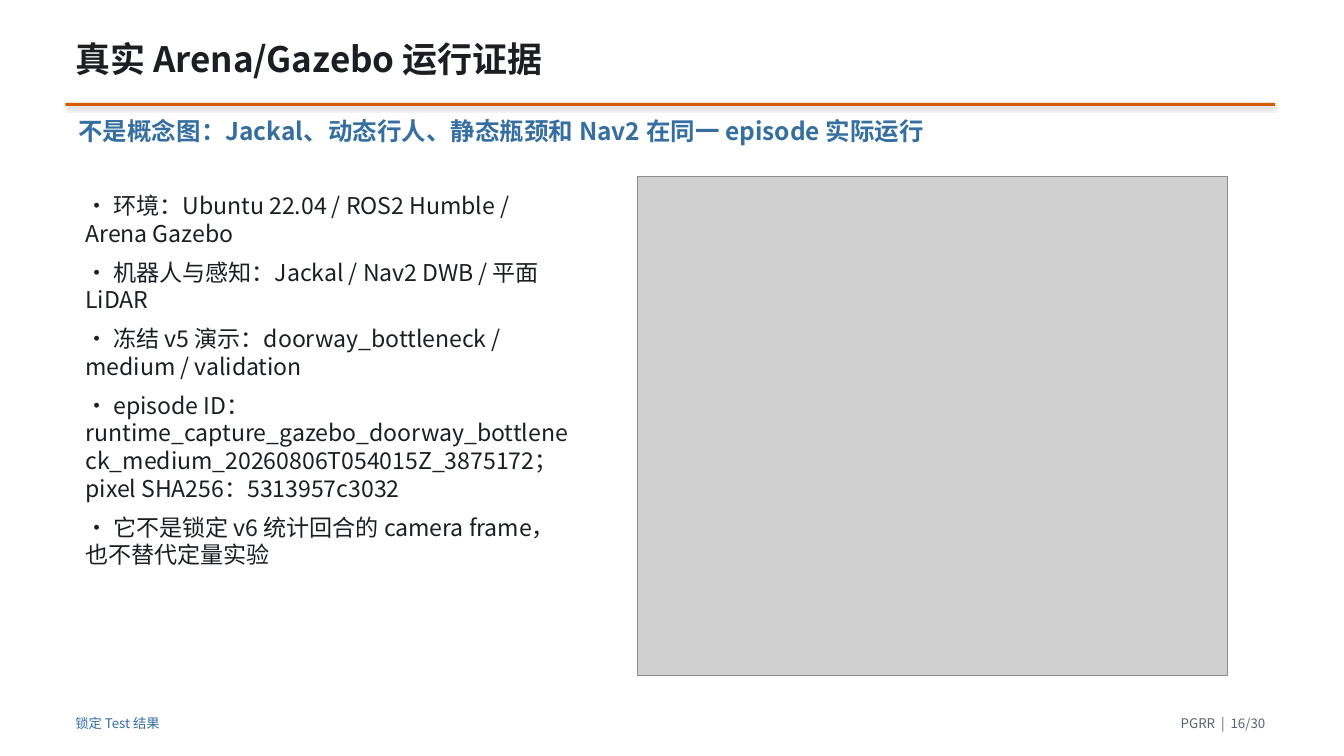
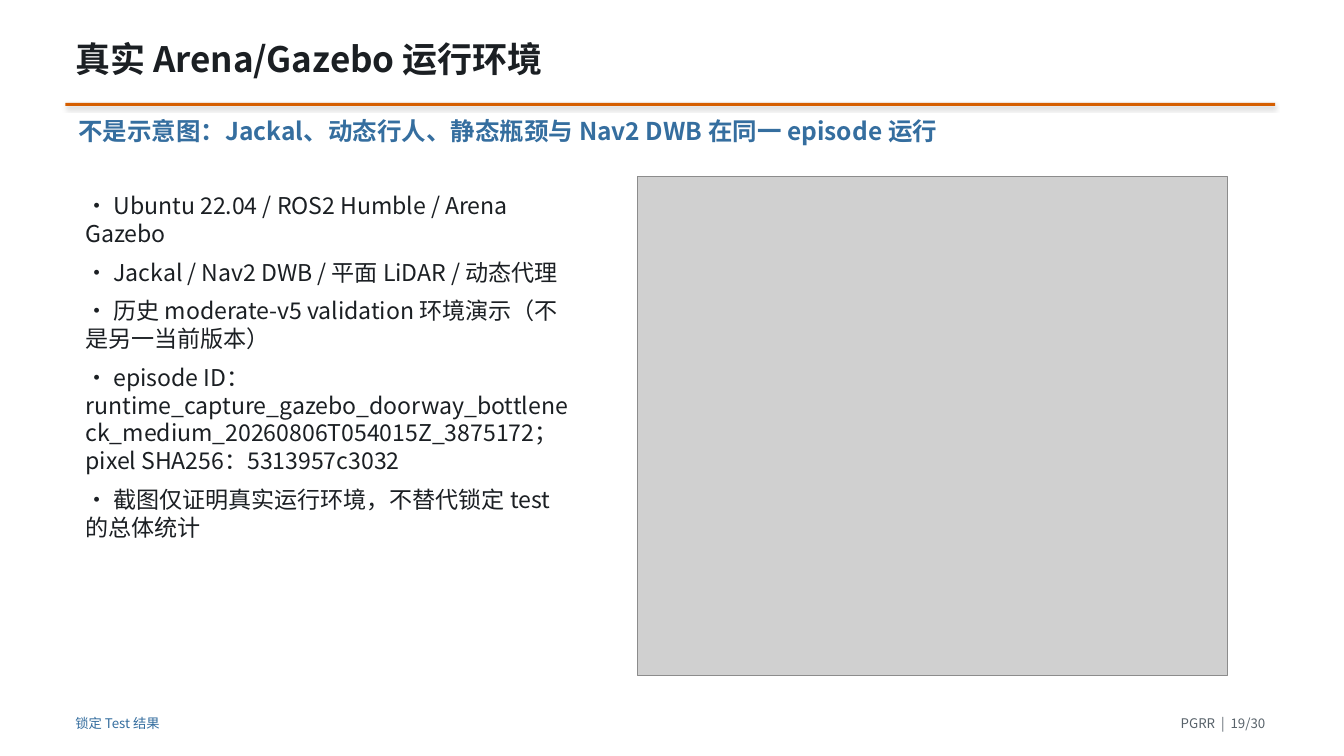
Before and after one commit to CC-robotics/PGRR, a slide deck: slide 19 of presentation/PGRR_report_zh.pptx (slide 16 before the commit). Drawn at 1344x756 pixels with LibreOffice and Linux fonts; fonts in the diff are those of the drawing; grey boxes stand for pictures. Boxes give left, top, right and bottom in pixels: in the first picture for what was removed or moved away, otherwise in the second. Text is boxed around its words. In the diff, an @@ line names an element or a change of style, - is before the commit and + after.

```diff
--- a/presentation/PGRR_report_zh.pptx
+++ b/presentation/PGRR_report_zh.pptx
@@ text at [75,42,543,79]: text changed @@
-真实 Arena/Gazebo 运行证据
+真实 Arena/Gazebo 运行环境
@@ text at [78,119,937,146]: text changed @@
-不是概念图：Jackal、动态行人、静态瓶颈和 Nav2 在同一 episode 实际运行
+不是示意图：Jackal、动态行人、静态瓶颈与 Nav2 DWB 在同一 episode 运行
@@ text at [85,195,557,349]: text changed @@
-• 环境：Ubuntu 22.04 / ROS2 Humble / Arena Gazebo
-• 机器人与感知：Jackal / Nav2 DWB / 平面 LiDAR
-• 冻结 v5 演示：doorway_bottleneck / medium / validation
+• Ubuntu 22.04 / ROS2 Humble / Arena Gazebo
+• Jackal / Nav2 DWB / 平面 LiDAR / 动态代理
+• 历史 moderate-v5 validation 环境演示（不是另一当前版本）
@@ text at [85,488,550,538]: text changed @@
-• 它不是锁定 v6 统计回合的 camera frame，也不替代定量实验
+• 截图仅证明真实运行环境，不替代锁定 test 的总体统计
```
Also in this commit, not shown: 9 other slides changed, 7 slides added, 7 slides removed, 20 other files.
